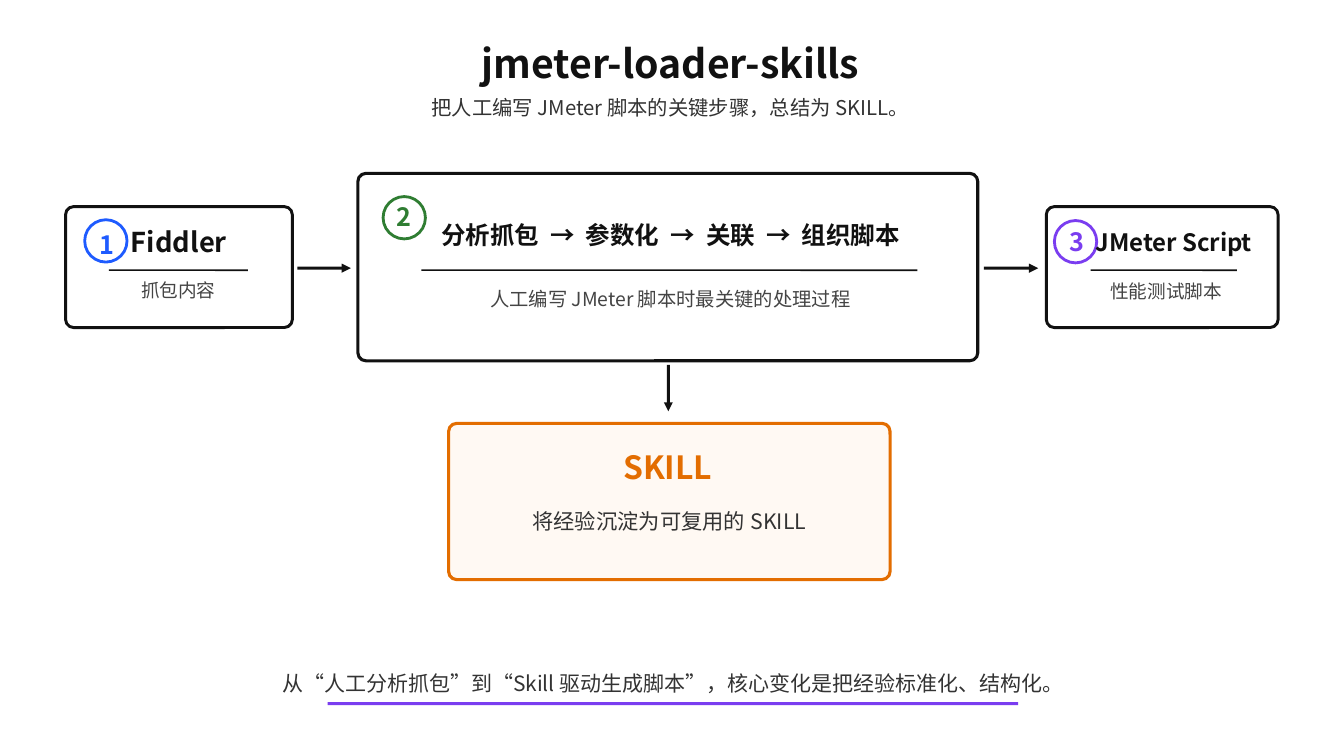
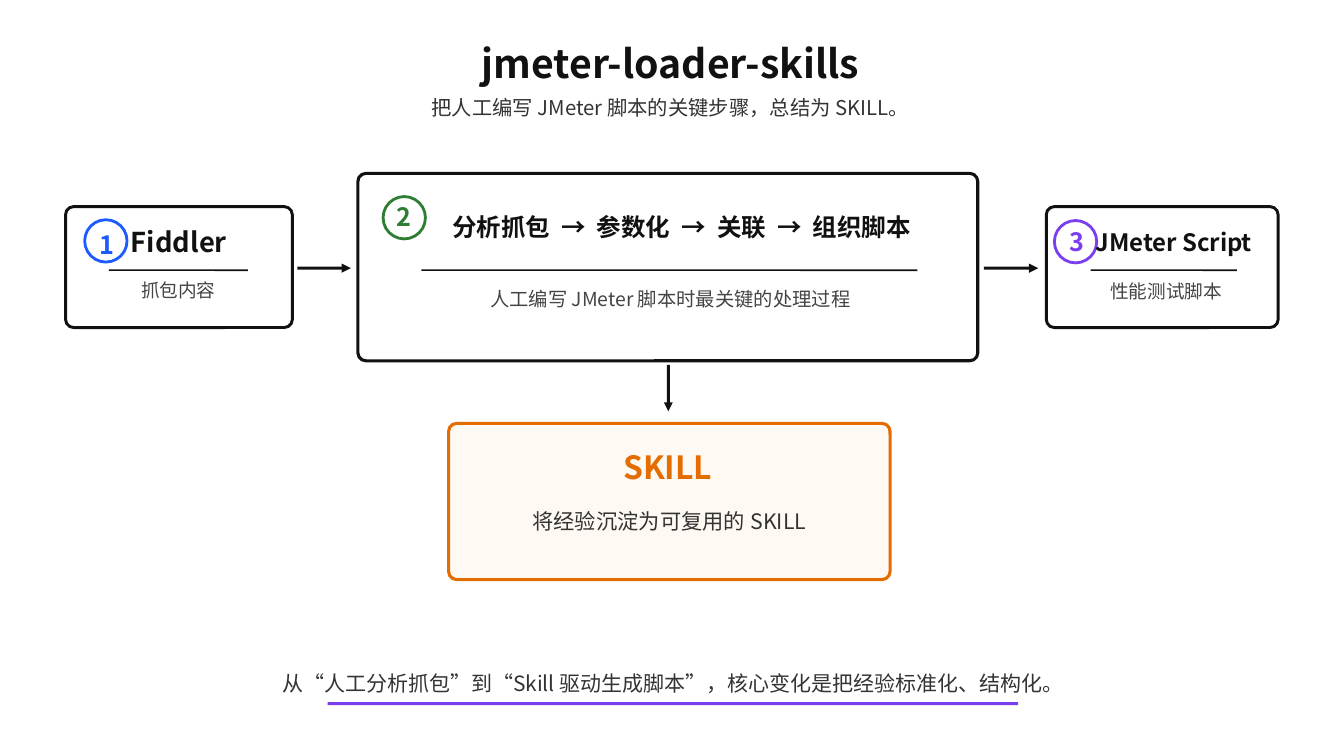
Before and after one commit to yaoxue0911/Performance, a slide deck: slide 1 of AI Jmeter SKILL 培训/jmeter-loader-skills_按要求更新版.pptx. Drawn at 1344x756 pixels with LibreOffice and Linux fonts; fonts in the diff are those of the drawing. Boxes give left, top, right and bottom in pixels: in the first picture for what was removed or moved away, otherwise in the second. Text is boxed around its words. In the diff, an @@ line names an element or a change of style, - is before the commit and + after.

```diff
--- a/AI Jmeter SKILL 培训/jmeter-loader-skills_按要求更新版.pptx
+++ b/AI Jmeter SKILL 培训/jmeter-loader-skills_按要求更新版.pptx
@@ text "分析抓包 → 参数化 → 关联 ...": place and size @@
-text "分析抓包 → 参数化 → 关联 ..." at bbox=[441, 223, 900, 247]
+text "分析抓包 → 参数化 → 关联 ..." at bbox=[452, 215, 911, 239]
```
Also in this commit, not shown: 3 other slides changed, 2 slides removed, 2 other files.
